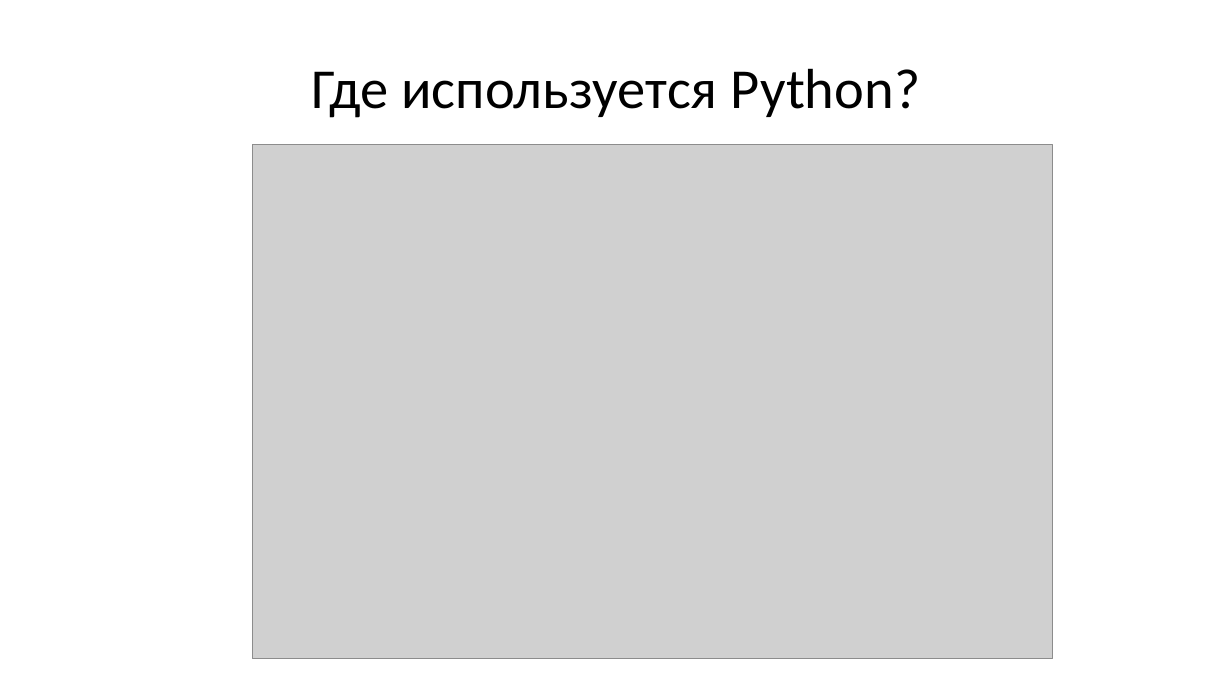
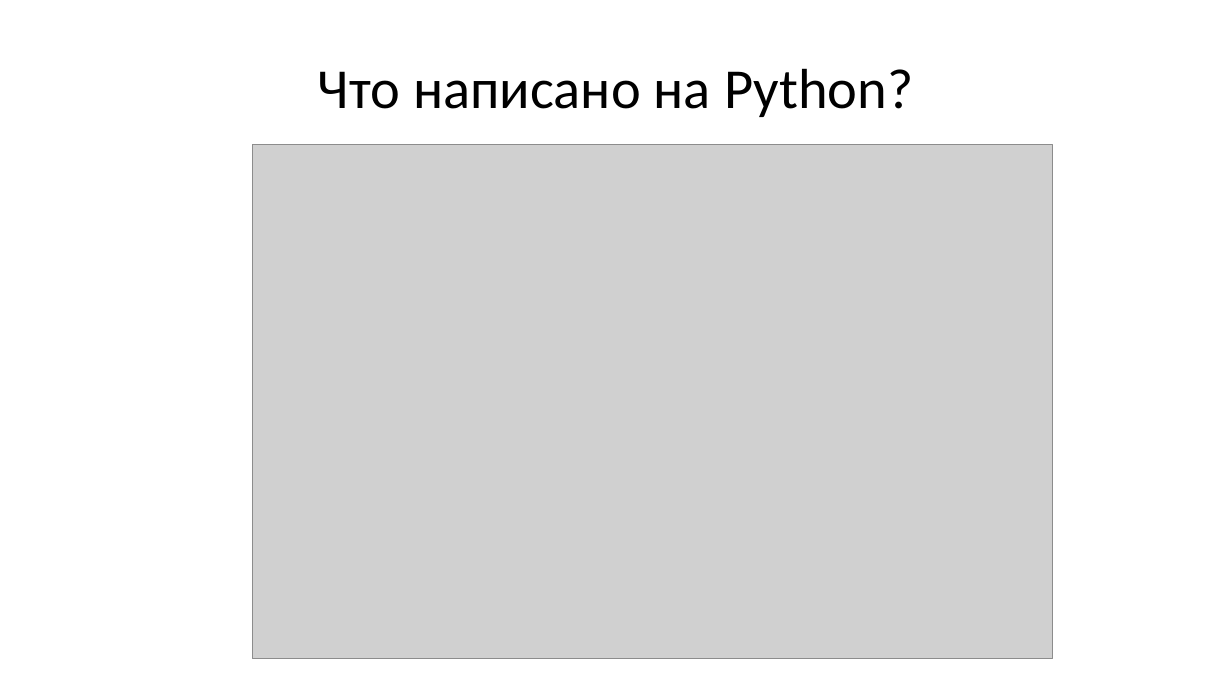
Before and after one commit to maxchv/LearnPython, a slide deck: slide 12 of webminar.pptx. Drawn at 1232x693 pixels with LibreOffice and Linux fonts; fonts in the diff are those of the drawing; grey boxes stand for pictures. Boxes give left, top, right and bottom in pixels: in the first picture for what was removed or moved away, otherwise in the second. Text is boxed around its words. In the diff, an @@ line names an element or a change of style, - is before the commit and + after.

```diff
--- a/webminar.pptx
+++ b/webminar.pptx
@@ title at box(318, 68, 914, 117): text changed @@
-Где используется Python?
+Что написано на Python?
```
Also in this commit, not shown: 8 other slides changed, 5 slides added, 1 slide removed.
